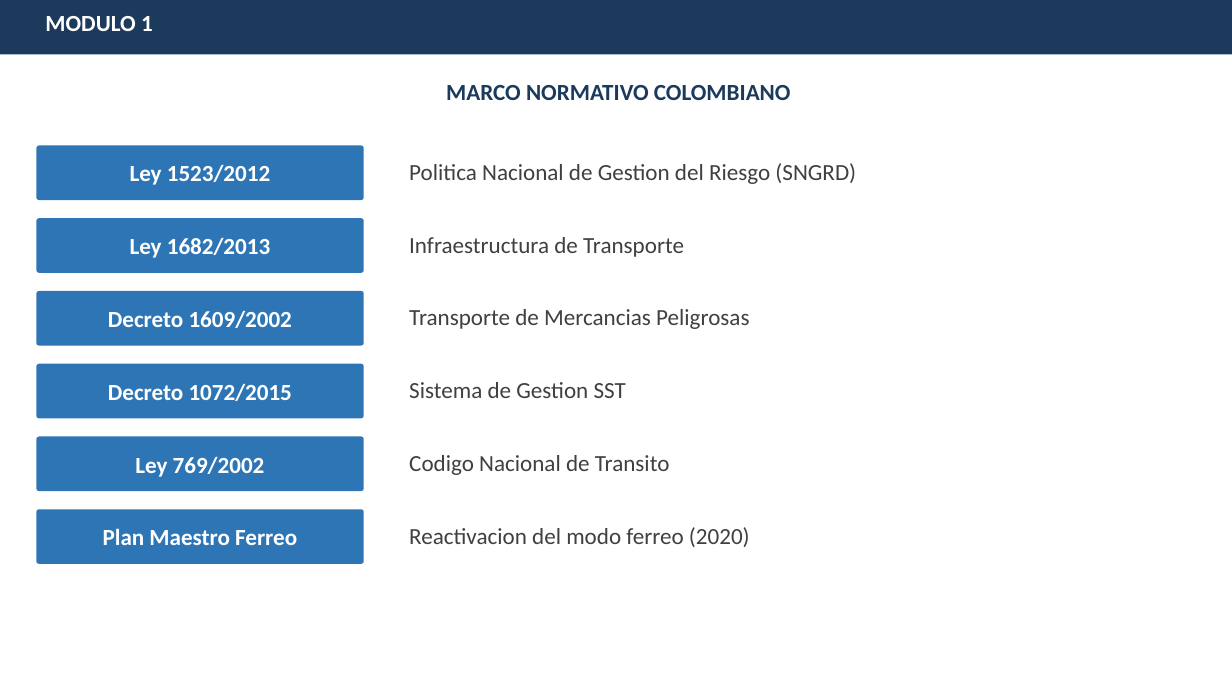
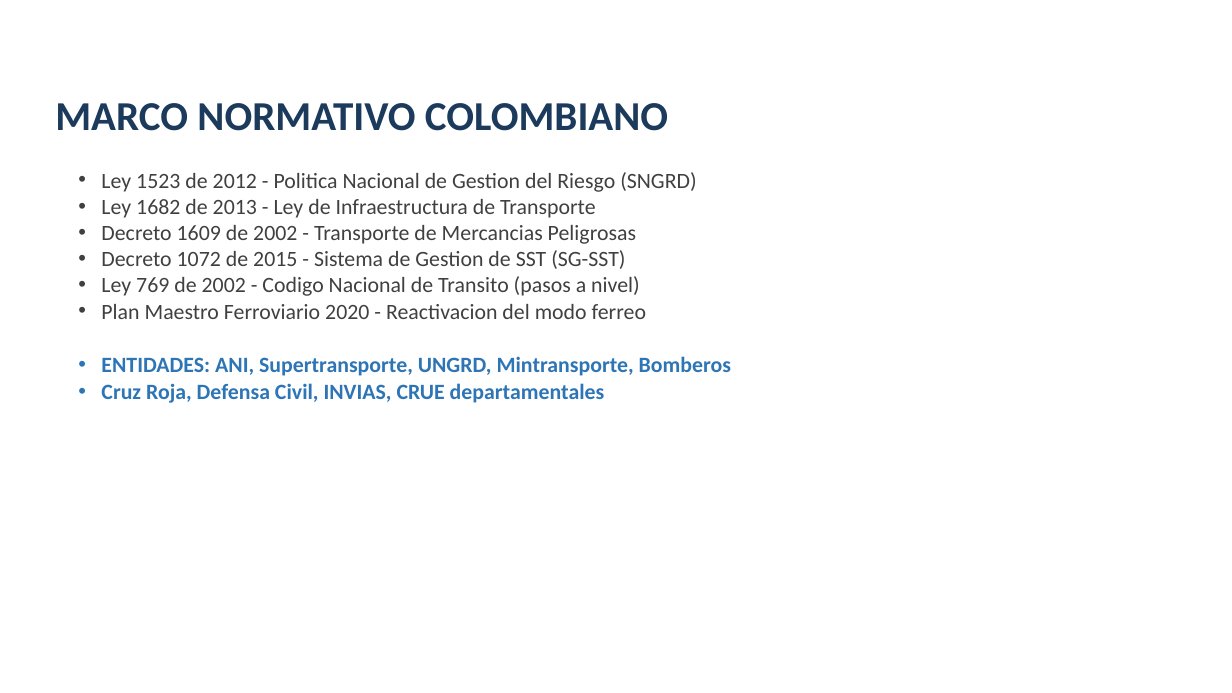
Before and after one commit to brookeprueba1/capacitacion-emergencias-ferroviarias, a slide deck: slide 5 of PRESENTACION_EMERGENCIAS_FERROVIARIAS_COLOMBIA.pptx (slide 4 before the commit). Drawn at 1232x693 pixels with LibreOffice and Linux fonts; fonts in the diff are those of the drawing. Boxes give left, top, right and bottom in pixels: in the first picture for what was removed or moved away, otherwise in the second. Text is boxed around its words. In the diff, an @@ line names an element or a change of style, - is before the commit and + after.

```diff
--- a/PRESENTACION_EMERGENCIAS_FERROVIARIAS_COLOMBIA.pptx
+++ b/PRESENTACION_EMERGENCIAS_FERROVIARIAS_COLOMBIA.pptx
@@ rectangle removed at bbox=[0, 0, 1232, 55] @@
@@ text removed at bbox=[45, 16, 153, 31] @@
-MODULO 1
@@ text "MARCO NORMATIVO COLOMBIANO": place and size @@
-text "MARCO NORMATIVO COLOMBIANO" at bbox=[446, 85, 791, 100]
+text "MARCO NORMATIVO COLOMBIANO" at bbox=[55, 103, 668, 131]
@@ text "MARCO NORMATIVO COLOMBIANO" at bbox=[55, 103, 668, 131]: size 18 to 32 pt; alignment centre to left; vertical alignment top to bottom @@
@@ rounded rectangle removed at bbox=[36, 145, 363, 200] @@
-Ley 1523/2012
@@ text added at bbox=[101, 172, 731, 403], 17 pt, text #404040 @@
+• Ley 1523 de 2012 - Politica Nacional de Gestion del Riesgo (SNGRD)
+• Ley 1682 de 2013 - Ley de Infraestructura de Transporte
+• Decreto 1609 de 2002 - Transporte de Mercancias Peligrosas
+• Decreto 1072 de 2015 - Sistema de Gestion de SST (SG-SST)
+• Ley 769 de 2002 - Codigo Nacional de Transito (pasos a nivel)
+• Plan Maestro Ferroviario 2020 - Reactivacion del modo ferreo
+• ENTIDADES: ANI, Supertransporte, UNGRD, Mintransporte, Bomberos
+• Cruz Roja, Defensa Civil, INVIAS, CRUE departamentales
@@ text removed at bbox=[409, 163, 856, 184] @@
-Politica Nacional de Gestion del Riesgo (SNGRD)
@@ rounded rectangle removed at bbox=[36, 218, 363, 273] @@
-Ley 1682/2013
@@ text removed at bbox=[409, 237, 684, 257] @@
-Infraestructura de Transporte
@@ rounded rectangle removed at bbox=[36, 291, 363, 346] @@
-Decreto 1609/2002
@@ text removed at bbox=[409, 309, 749, 329] @@
-Transporte de Mercancias Peligrosas
@@ rounded rectangle removed at bbox=[36, 364, 363, 419] @@
-Decreto 1072/2015
@@ text removed at bbox=[409, 382, 626, 398] @@
-Sistema de Gestion SST
@@ rounded rectangle removed at bbox=[36, 436, 363, 491] @@
-Ley 769/2002
@@ text removed at bbox=[409, 455, 670, 475] @@
-Codigo Nacional de Transito
@@ rounded rectangle removed at bbox=[36, 509, 363, 564] @@
-Plan Maestro Ferreo
@@ text removed at bbox=[409, 527, 750, 547] @@
-Reactivacion del modo ferreo (2020)
```
Also in this commit, not shown: 14 other slides changed, 7 slides added, 6 slides removed.
